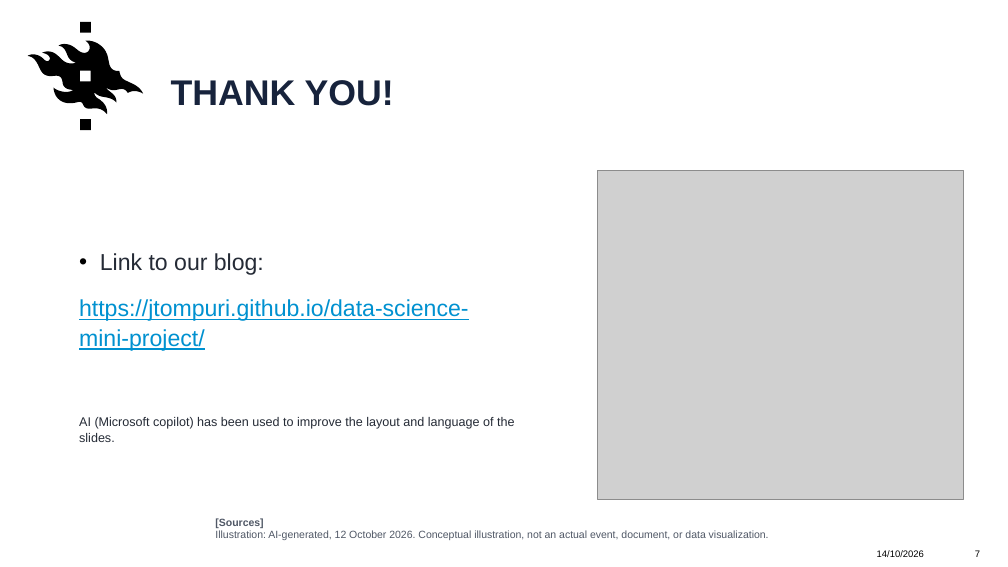
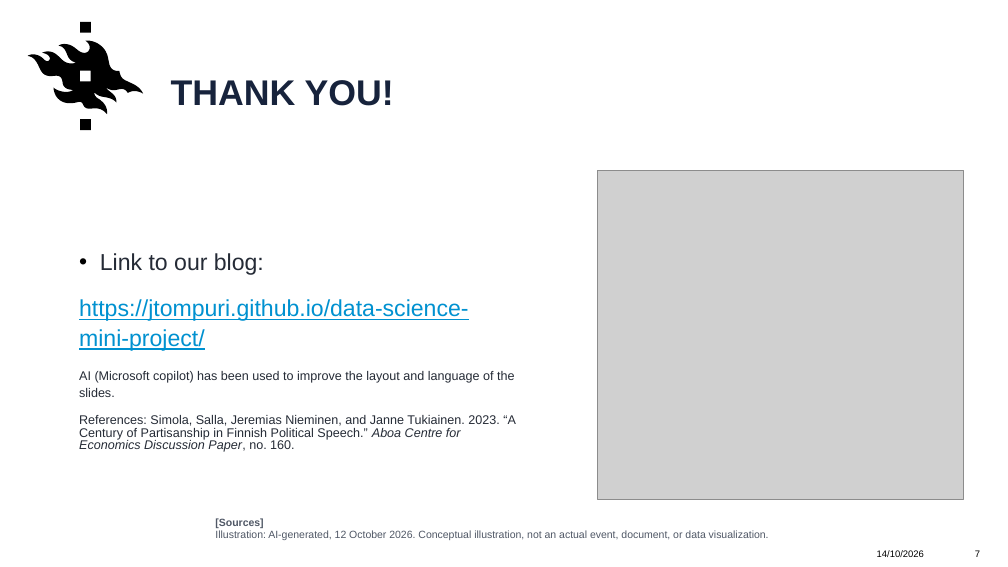
Before and after one commit to jtompuri/data-science-mini-project, a slide deck: slide 7 of Pitch 2.pptx. Drawn at 1008x567 pixels with LibreOffice and Linux fonts; fonts in the diff are those of the drawing; grey boxes stand for pictures; background and template pictures are left out. Boxes give left, top, right and bottom in pixels: in the first picture for what was removed or moved away, otherwise in the second. Text is boxed around its words. In the diff, an @@ line names an element or a change of style, - is before the commit and + after.

```diff
--- a/Pitch 2.pptx
+++ b/Pitch 2.pptx
@@ text at (x1=79, y1=415, x2=516, y2=452): paragraph added @@
+References: Simola, Salla, Jeremias Nieminen, and Janne Tukiainen. 2023. “A Century of Partisanship in Finnish Political Speech.” Aboa Centre for Economics Discussion Paper, no. 160.
```
Also in this commit, not shown: 1 other slide changed.
